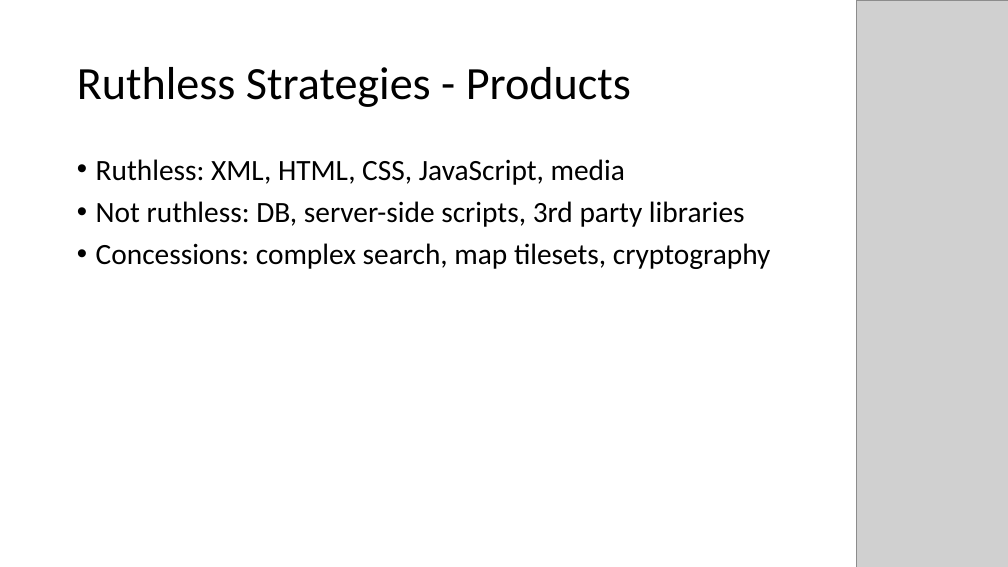
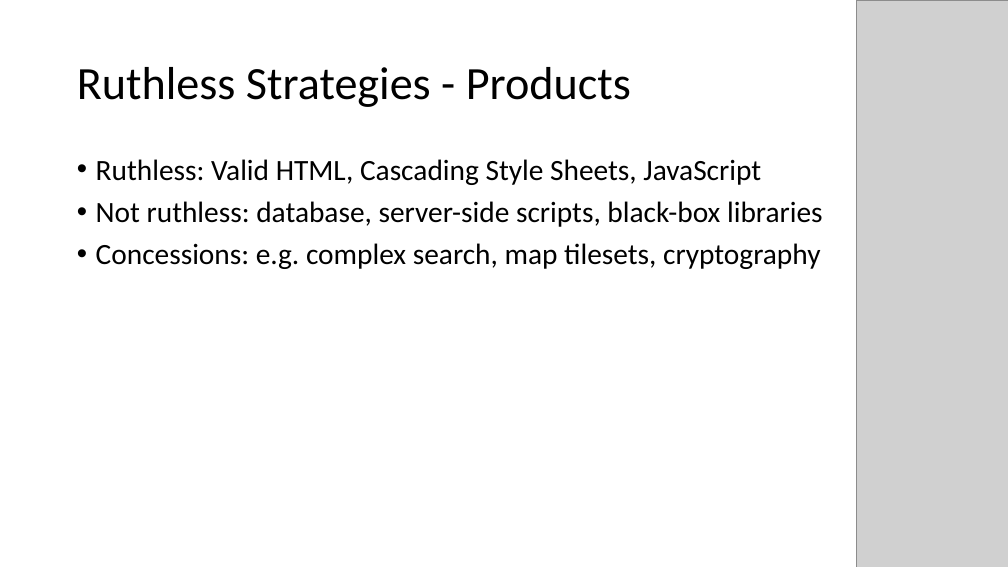
Before and after one commit to projectEndings/Endings, a slide deck: slide 9 of presentations/DH_2019/EndingsPanelPresentation.pptx. Drawn at 1008x567 pixels with LibreOffice and Linux fonts; fonts in the diff are those of the drawing; grey boxes stand for pictures. Boxes give left, top, right and bottom in pixels: in the first picture for what was removed or moved away, otherwise in the second. Text is boxed around its words. In the diff, an @@ line names an element or a change of style, - is before the commit and + after.

```diff
--- a/presentations/DH_2019/EndingsPanelPresentation.pptx
+++ b/presentations/DH_2019/EndingsPanelPresentation.pptx
@@ text at (x1=96, y1=159, x2=823, y2=269): text changed @@
-• Ruthless: XML, HTML, CSS, JavaScript, media
-• Not ruthless: DB, server-side scripts, 3rd party libraries
-• Concessions: complex search, map tilesets, cryptography
+• Ruthless: Valid HTML, Cascading Style Sheets, JavaScript
+• Not ruthless: database, server-side scripts, black-box libraries
+• Concessions: e.g. complex search, map tilesets, cryptography
```
Also in this commit, not shown: 6 other slides changed.
